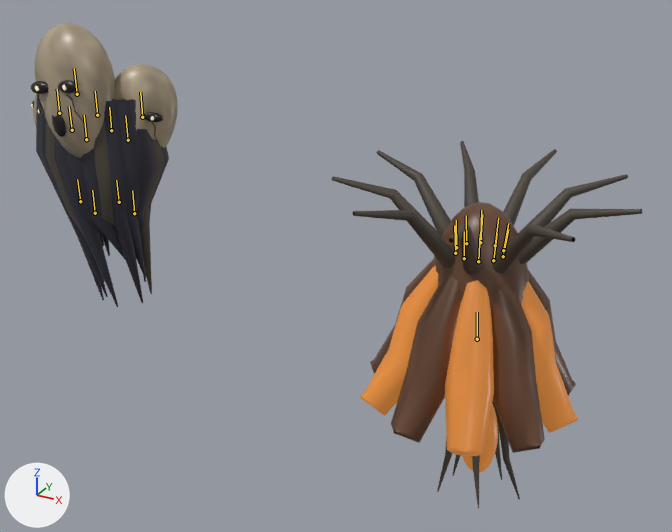
A saved change to the Blender file art/Residents.blend.
The view is the same before and after, from a camera (50 mm lens) standing at (3.18, -3.36, 1.16) and looking at (1.29, 0.07, -0.56). Arrows for +X, +Y and +Z are at lower left; the lights stay in place. The older version comes first. The bones that change, and the others that lie on the model, are drawn over the model as lines.

Objects in the first picture: 'Antenna', 'Bell petal', 'Ceiling root', 'Death mask', 'Death mask.001', 'Death mask.002', 'Hanging shroud'.
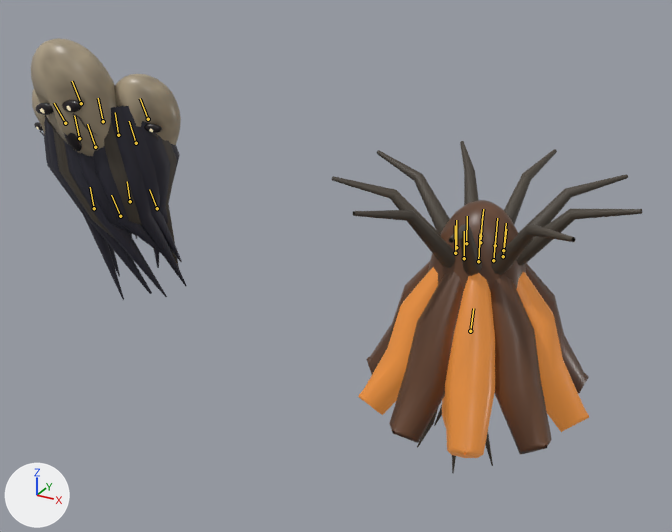
The newer file adds an action. The first version stands in its rest pose; the second is drawn at frame 6 of the action 'VeilRelease'.

The change in detail:
Bone 'Throat' (bone_throat) moves from (0.0, 0.019, 0.0) to (0.0, 0.03, 0.0).
Bone 'Throat' (bone_throat) turns from (-2, -1, 3) to (2, -2, -3) degrees about its own x, y and z.
Bone 'Tongue' (bone_tongue) turns from (-5, 1, 4) to (6, -1, -4) degrees about its own x, y and z.
Bone 'Petal0' (bone_petal0) turns from (0, 0, -6) to (0, 0, -2) degrees about its own x, y and z.
Bone 'Petal1' (bone_petal1) turns from (-4, 0, -5) to (-1, -1, -1) degrees about its own x, y and z.
Bone 'Petal2' (bone_petal2) turns from (-6, -1, -2) to (-1, -1, 0) degrees about its own x, y and z.
Bone 'Petal3' (bone_petal3) turns from (-7, -1, 2) to (-4, -1, 1) degrees about its own x, y and z.
Bone 'Petal4' (bone_petal4) turns from (-4, 0, 5) to (-3, -1, 3) degrees about its own x, y and z.
Bone 'Petal5' (bone_petal5) turns from (0, 0, 5) to (0, 0, 3) degrees about its own x, y and z.
Bone 'Petal8' (bone_petal8) turns from (4, 1, -1) to (1, 1, 0) degrees about its own x, y and z.
Bone 'Petal9' (bone_petal9) turns from (3, 0, -4) to (1, 1, -1) degrees about its own x, y and z.
Bone 'Mantle' (bone_mantle) moves from (0.0, 0.0, 0.0) to (0.0, -0.04, -0.035).
Bone 'Mantle' (bone_mantle) turns from (0, 0, 0) to (5, 2, 4) degrees about its own x, y and z.
Bone 'Mask0' (bone_mask0) turns from (0, 0, 0) to (13, 0, 0) degrees about its own x, y and z.
Bone 'Mask1' (bone_mask1) turns from (0, 0, 0) to (17, 15, 9) degrees about its own x, y and z.
Bone 'Mask2' (bone_mask2) turns from (0, 0, 0) to (19, -15, -9) degrees about its own x, y and z.
Bone 'Train0' (bone_train0) turns from (0, 0, 0) to (9, 2, 0) degrees about its own x, y and z.
Bone 'Tatter0' (bone_tatter0) turns from (0, 0, 0) to (4, -1, 0) degrees about its own x, y and z.
Bone 'Train1' (bone_train1) turns from (0, 0, 0) to (3, 2, -6) degrees about its own x, y and z.
Bone 'Tatter1' (bone_tatter1) turns from (0, 0, 0) to (2, -1, -2) degrees about its own x, y and z.
Bone 'Train2' (bone_train2) turns from (0, 0, 0) to (-2, 2, 0) degrees about its own x, y and z.
Bone 'Train3' (bone_train3) turns from (0, 0, 0) to (4, 2, 6) degrees about its own x, y and z.
Bone 'Tatter3' (bone_tatter3) turns from (0, 0, 0) to (2, -1, 2) degrees about its own x, y and z.

Location of each change, (x1, y1, x2, y2) in pixels of the pictures (672 x 532 px):
'Bell petal', posed: before (360, 259, 578, 456); after (358, 261, 589, 458)
'Hanging shroud', posed (8% wider, 8% shorter): before (36, 94, 169, 307); after (43, 105, 187, 300)
'Death mask', posed (13% shorter): before (31, 23, 115, 159); after (31, 38, 117, 156)
'Antenna', posed (12% wider, 11% shorter): before (432, 202, 529, 508); after (417, 200, 526, 473)
'Death mask.002', posed (15% shorter): before (115, 64, 178, 148); after (115, 74, 181, 145)
'Death mask.001', posed: before (31, 94, 41, 125); after (32, 89, 45, 136)
bone 'Throat', root to tip: before (480, 238) to (481, 210); after (480, 236) to (483, 209)
bone 'Tongue', root to tip: before (477, 339) to (477, 312); after (470, 331) to (473, 308)
bone 'Petal0', root to tip: before (503, 256) to (508, 229); after (503, 256) to (506, 229)
bone 'Petal1', root to tip: before (503, 250) to (508, 223); after (503, 250) to (506, 223)
bone 'Petal2', root to tip: before (495, 245) to (498, 218); after (495, 245) to (497, 218)
bone 'Petal3', root to tip: before (480, 242) to (482, 214); after (480, 242) to (482, 215)
bone 'Petal4', root to tip: before (466, 243) to (466, 215); after (466, 243) to (467, 216)
bone 'Petal8', root to tip: before (478, 261) to (480, 234); after (478, 261) to (480, 233)
bone 'Petal9', root to tip: before (493, 260) to (497, 233); after (493, 260) to (496, 233)
bone 'Mantle', root to tip: before (97, 115) to (95, 91); after (103, 121) to (98, 98)
bone 'Mask0', root to tip: before (77, 94) to (74, 68); after (81, 103) to (72, 81)
bone 'Mask1', root to tip: before (59, 113) to (57, 89); after (65, 123) to (54, 103)
bone 'Mask2', root to tip: before (142, 117) to (140, 92); after (148, 119) to (140, 98)
bone 'Train0', root to tip: before (128, 140) to (125, 115); after (136, 143) to (129, 121)
bone 'Tatter0', root to tip: before (134, 213) to (132, 190); after (157, 208) to (149, 189)
bone 'Train1', root to tip: before (111, 130) to (109, 107); after (118, 135) to (115, 112)
bone 'Tatter1', root to tip: before (119, 202) to (116, 180); after (130, 201) to (127, 181)
bone 'Train2', root to tip: before (72, 130) to (69, 106); after (79, 138) to (74, 115)
bone 'Train3', root to tip: before (86, 139) to (84, 115); after (95, 147) to (87, 124)
bone 'Tatter3', root to tip: before (95, 213) to (92, 190); after (120, 216) to (111, 195)
